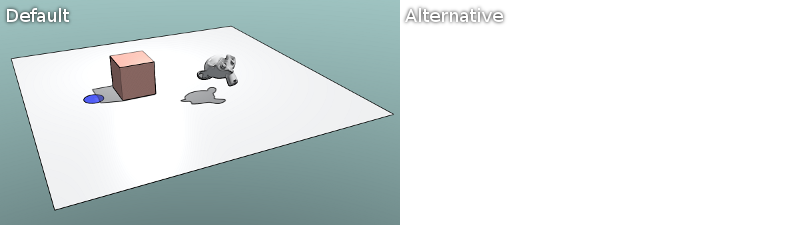
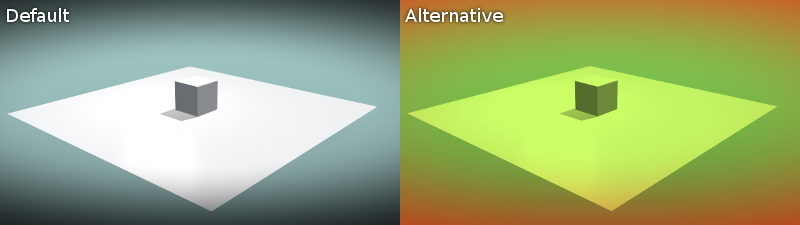
The second w=800, h=225 image is a revision of the first. Changes to its layers:
removed layer "Pasted Layer" over [0, 0, 400, 225]
renamed "Original" to "Layer1", moved it out of group "Text:Original-Default", painted on it over [0, 0, 400, 225]
renamed "Default #1" to "Layer2", moved it out of group "Text:Original-Default", painted on it over [400, 0, 800, 225]
